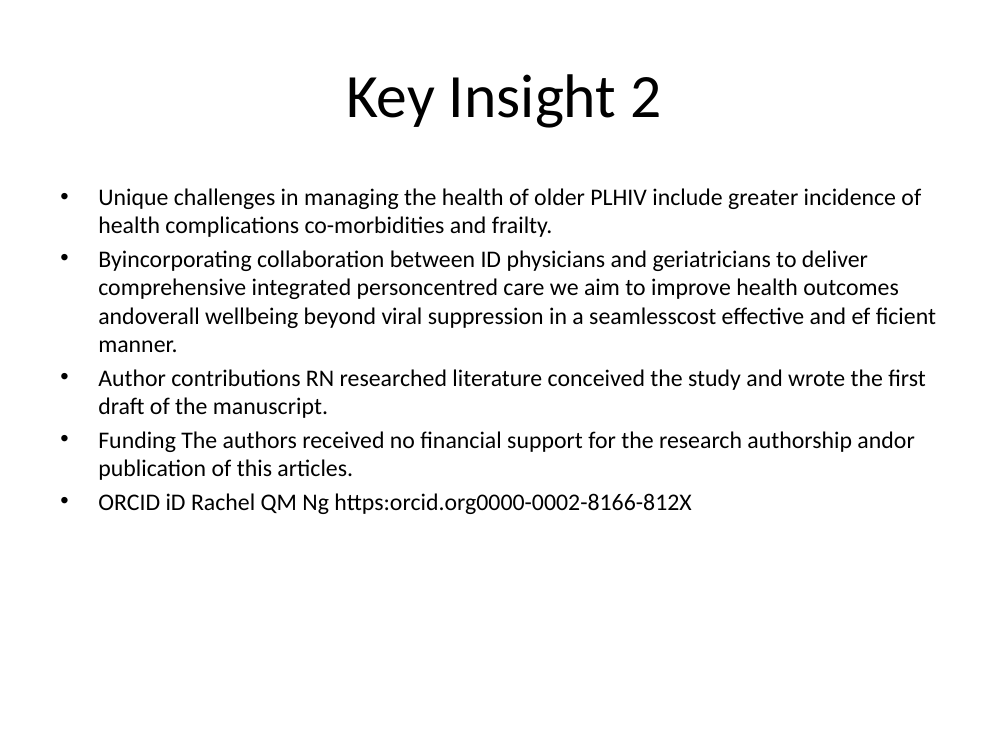
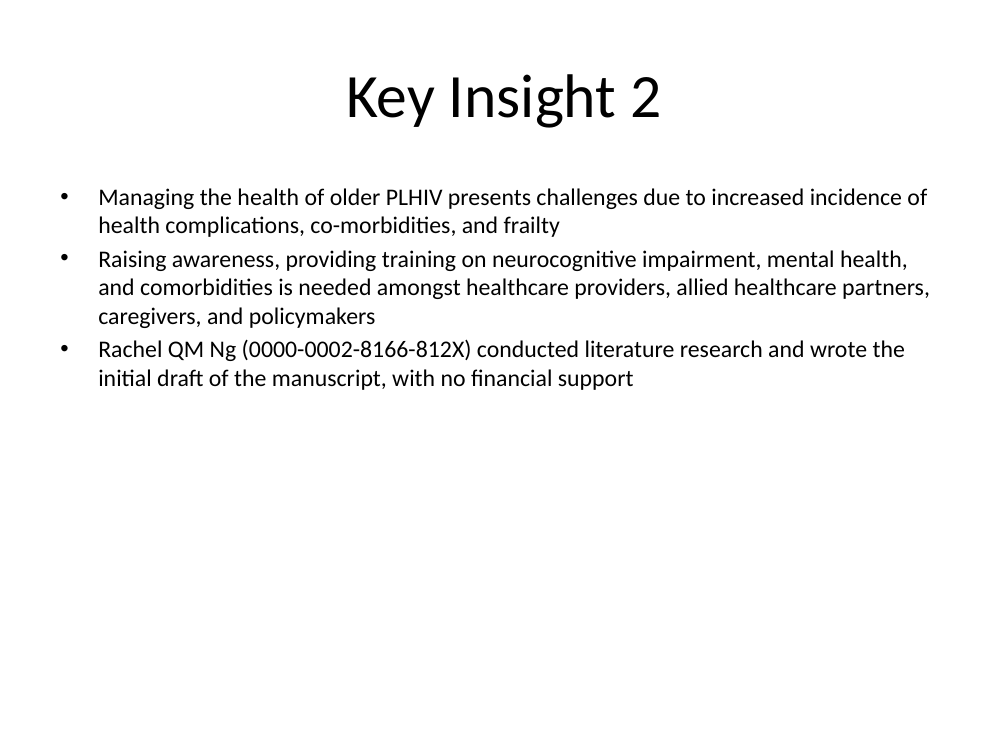
Before and after one commit to RowenTey/lazy-docs, a slide deck: slide 3 of output/research.ppt. Drawn at 1008x756 pixels with LibreOffice and Linux fonts; fonts in the diff are those of the drawing. Boxes give left, top, right and bottom in pixels: in the first picture for what was removed or moved away, otherwise in the second. Text is boxed around its words. In the diff, an @@ line names an element or a change of style, - is before the commit and + after.

```diff
--- a/output/research.ppt
+++ b/output/research.ppt
@@ text at (x1=98, y1=188, x2=930, y2=390): text changed @@
-• Unique challenges in managing the health of older PLHIV include greater incidence of health complications co-morbidities and frailty.
-• Byincorporating collaboration between ID physicians and geriatricians to deliver comprehensive integrated personcentred care we aim to improve health outcomes andoverall wellbeing beyond viral suppression in a seamlesscost effective and ef ﬁcient manner.
-• Author contributions RN researched literature conceived the study and wrote the ﬁrst draft of the manuscript.
-• Funding The authors received no ﬁnancial support for the research authorship andor publication of this articles.
-• ORCID iD Rachel QM Ng https:orcid.org0000-0002-8166-812X
+• Managing the health of older PLHIV presents challenges due to increased incidence of health complications, co-morbidities, and frailty
+• Raising awareness, providing training on neurocognitive impairment, mental health, and comorbidities is needed amongst healthcare providers, allied healthcare partners, caregivers, and policymakers
+• Rachel QM Ng (0000-0002-8166-812X) conducted literature research and wrote the initial draft of the manuscript, with no financial support
```
Also in this commit, not shown: 5 other slides changed, 1 slide added, 1 slide removed, 9 other files.
